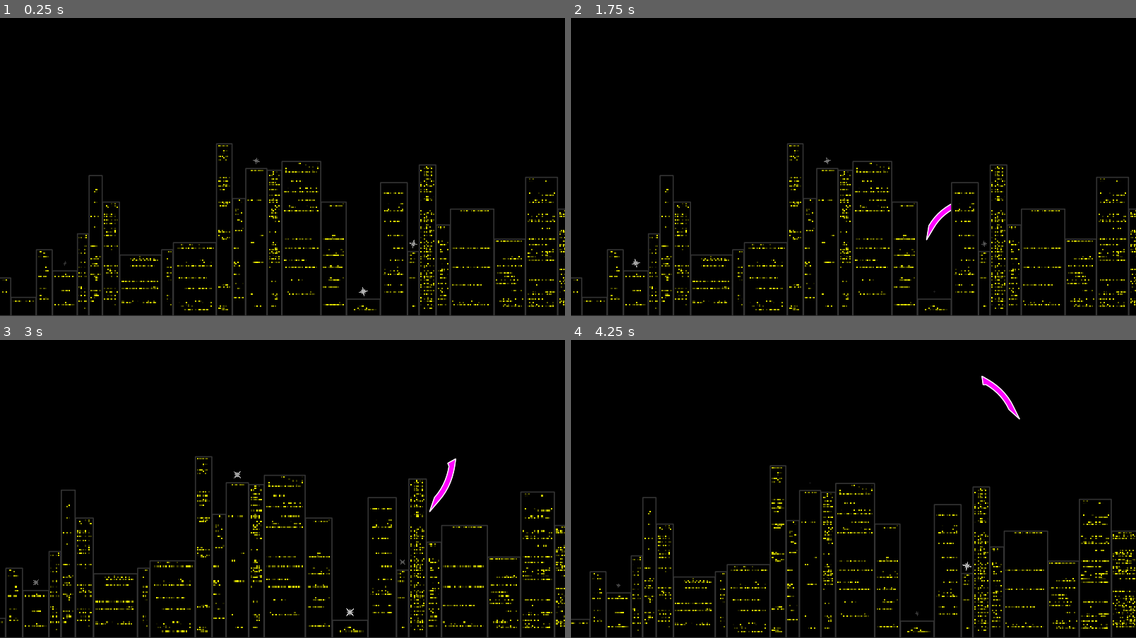
Above: before the commit, frames 1-4 (two rows, left to right).
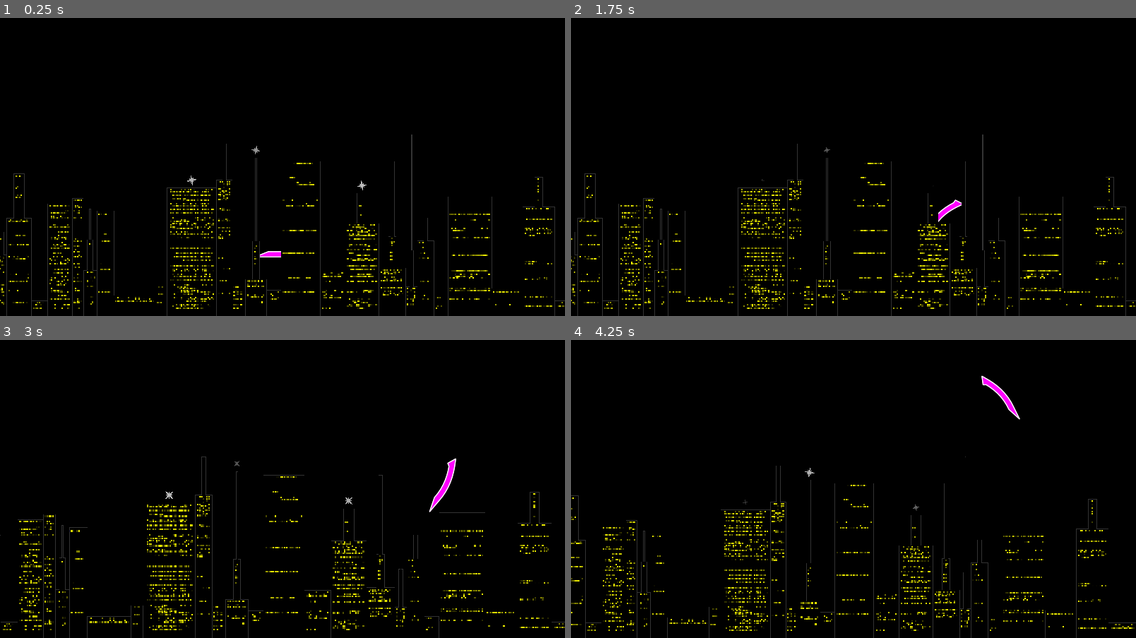
Above: after the commit, the same moments.

Repository: elektito/wyrmsim
Game: Godot game, scene res://World.tscn
Same seed, same stepped clock (60 frames per second), same inputs: the game is played once before the commit and once after it. The engine's default icon, where the game draws it, is replaced by a stand-in: a white triangle on a blue panel in a dark square.
Inputs (mouse positions are in pixels of both pictures, inside the frame that each line leads up to):
- Up to frame 1 (0.25 s): no input
- Up to frame 2 (1.75 s): move the mouse to (977, 140) at 0.52 s; hold W (up) 0.53-1.28 s; tap N (add_segment) at 0.6 s; move the mouse to (740, 172) at 1.27 s; hold S (down) from 1.28 s (still down); tap D (remove_segment) at 1.35 s
- Up to frame 3 (3 s): move the mouse to (339, 408) at 2.02 s; release S (down) at 2.03 s; hold W (up) from 2.03 s (still down); tap . (step) at 2.1 s; move the mouse to (254, 542) at 2.77 s; tap Mouse wheel up (zoom_in) at 2.85 s
- Up to frame 4 (4.25 s): move the mouse to (1023, 527) at 3.52 s; release W (up) at 3.53 s; hold A (left) from 3.53 s (still down); tap Mouse wheel down (zoom_out) at 3.6 s

The runs differ from the first frame. In frame 1, 8.3% of the frame differs, in the area x 0-100%, y 39-100%; in frame 2, 8.3%; in frame 3, 8.6%, in the area x 0-100%, y 38-100%; in frame 4, 8.2%.
Error after the commit: Invalid set index '0' (on base: 'Array') with value of type 'bool' (res://WindowRect.gd:96)

Commit message:
Add multi-section buildings

Diff:
--- a/Building.gd
+++ b/Building.gd
@@ -17,7 +17,8 @@
 export(float, 0.0, 1.0, 0.01) var fill_rate := 0.2 setget set_fill_rate
 
 var initialized := false
-var window_rect = null
+var window_rects := []
+var section_rects := []
 var rng = RandomNumberGenerator.new()
 
 func _ready():
@@ -28,18 +29,56 @@
 	rng.seed = rng_seed
 	initialized = true
 
-	if window_rect != null:
-		window_rect.queue_free()
-	window_rect = preload("res://WindowRect.tscn").instance()
-	window_rect.rect_position = Vector2(outline_width / 2 + window_margin, outline_width / 2 + floor_margin)
-	window_rect.rect_size = rect_size - Vector2(2 * outline_width + 2 * window_margin, 2 * outline_width + 2 * floor_height)
-	window_rect.rng_seed = rng_seed
-	window_rect.fill_rate = fill_rate
-	window_rect.window_color = window_color
-	window_rect.window_width = window_width
-	window_rect.floor_height = floor_height
-	window_rect.floor_margin = floor_margin
-	call_deferred('add_child', window_rect)
+	if window_rects != []:
+		for wr in window_rects:
+			wr.queue_free()
+	var sections: int
+	if rect_size.y < 400:
+		sections = 1
+	elif rect_size.y < 500:
+		sections = rng.randi_range(1, 2)
+	else:
+		sections = rng.randi_range(1, 3)
+
+	var heights := []
+	var widths := []
+	if sections == 1:
+		heights.append(rect_size.y)
+		widths.append(rect_size.x)
+	elif sections == 2:
+		var h1 = rect_size.y / rng.randf_range(3, 5)
+		var h2 = rect_size.y - h1
+		heights.append_array([h1, h2])
+
+		var w2 = rect_size.x
+		var w1 = rect_size.x / rng.randf_range(1.5, 4.0)
+		widths.append_array([w1, w2])
+	else:
+		var h1 = rect_size.y / rng.randf_range(1.5, 4.0)
+		var h2 = (rect_size.y - h1) / rng.randf_range(1.5, 4.0)
+		var h3 = rect_size.y - h1 - h2
+		heights.append_array([h1, h2, h3])
+
+		var w3 = rect_size.x
+		var w2 = rect_size.x / rng.randf_range(1.5, 4.0)
+		var w1 = w2 / rng.randf_range(1.5, 4.0)
+		widths.append_array([w1, w2, w3])
+
+	var y = 0.0
+	for i in range(sections):
+		var wr = preload("res://WindowRect.tscn").instance()
+		var x = rect_size.x / 2.0 - widths[i] / 2.0
+		wr.rect_position = Vector2(x + outline_width / 2 + window_margin, y + outline_width / 2 + floor_margin)
+		wr.rect_size = Vector2(widths[i] - 2 * outline_width - 2 * window_margin, heights[i] - 2 * outline_width - 2 * floor_height)
+		wr.rng_seed = rng_seed
+		wr.fill_rate = fill_rate
+		wr.window_color = window_color
+		wr.window_width = window_width
+		wr.floor_height = floor_height
+		wr.floor_margin = floor_margin
+		call_deferred('add_child', wr)
+		section_rects.append(Rect2(x, y, widths[i], heights[i]))
+		y += heights[i]
 
 	# redraw
 	update()
@@ -49,13 +88,23 @@
 	if not initialized:
 		return
 
-	var rect = Rect2(outline_width / 2, outline_width / 2, rect_size.x - outline_width, rect_size.y - outline_width)
-	draw_rect(rect, background_color, true)
-	draw_rect(rect, outline_color, false, outline_width, antialiased)
+	for i in range(len(section_rects) - 1, -1, -1):
+		var dx = Vector2(outline_width / 2, 0)
+		var dy = Vector2(0, outline_width / 2)
+		var r: Rect2 = section_rects[i]
+		r.position += dx + dy
+		r.size -= dx - dy
+		draw_rect(r, background_color, true)
 
-	rect.position += Vector2(outline_width / 2, outline_width / 2)
-	rect.size -= Vector2(outline_width, outline_width)
-
+		var topleft = r.position
+		var topright = r.position + Vector2(r.size.x, 0)
+		var bottomleft = r.position + Vector2(0, r.size.y)
+		var bottomright = r.position + r.size
+		draw_line(topleft, bottomleft, outline_color, outline_width)
+		draw_line(topleft - dx, topright + dx, outline_color, outline_width)
+		draw_line(topright, bottomright, outline_color, outline_width)
+		if i == len(section_rects) - 1:
+			draw_line(bottomleft + dx, bottomright - dx, Color.black, outline_width)
 
 
 func _on_Building_resized():
@@ -121,9 +170,9 @@
 	window_color = value
 	update()
 
-	if window_rect:
-		window_rect.window_color = value
-		window_rect.update()
+	for wr in window_rects:
+		wr.window_color = value
+		wr.update()
 
 
 func set_background_color(value: Color):
--- a/WindowRect.gd
+++ b/WindowRect.gd
@@ -54,6 +54,8 @@
 	# now turn on some of the lights
 	var total_lit := 0
 	for f in range(floors):
+		if windows_per_floor <= 0:
+			continue
 		var cur_fill_rate = float(total_lit) / (windows_per_floor * (f + 1))
 		var style = rng.randf()
 		if cur_fill_rate < fill_rate:
--- a/World.gd
+++ b/World.gd
@@ -4,6 +4,7 @@
 const BLOCK_SIZE := 5000.0
 const BUILDING_MIN_WIDTH := 60.0
 const BUILDING_MAX_WIDTH := 300.0
+const BUILDING_OUTLINE_WIDTH := 3.0
 
 onready var camera := $Wyrm/Segment1/camera
 
@@ -167,7 +168,7 @@
 	while x < bx + BLOCK_SIZE:
 		var max_width = min(BUILDING_MAX_WIDTH, remaining_width)
 		var width = rng.randf_range(BUILDING_MIN_WIDTH, max_width)
-		remaining_width -= width
+		remaining_width -= width - BUILDING_OUTLINE_WIDTH / 2 # subtract half outline width because we do that to building.x too
 		if remaining_width > 0 and remaining_width < BUILDING_MIN_WIDTH:
 			# we might go a bit above max width, but we won't have next building too narrow (and thus unrenderable)
 			width += remaining_width
@@ -176,7 +177,7 @@
 		var collectible = generate_collectible(building)
 		if collectible != null:
 			call_deferred('add_child', collectible)
-		x += width
+		x += width - BUILDING_OUTLINE_WIDTH / 2 # subtract half outline width so that they slightly overlap and only one line is drawn between two buildings and it's not double thick
 		if bx in block_buildings:
 			block_buildings[bx].append(building)
 		else:
@@ -199,7 +200,7 @@
 	var b = preload("res://Building.tscn").instance()
 	b.rng_seed = seed_value
 	b.fill_rate = rng.randf_range(0.04, 0.5)
-	b.outline_width = 3
+	b.outline_width = BUILDING_OUTLINE_WIDTH
 	b.outline_color = Color(0.2, 0.2, 0.2)
 	b.window_margin = 5
 	var floors = 5 + rng.randi() % 100
